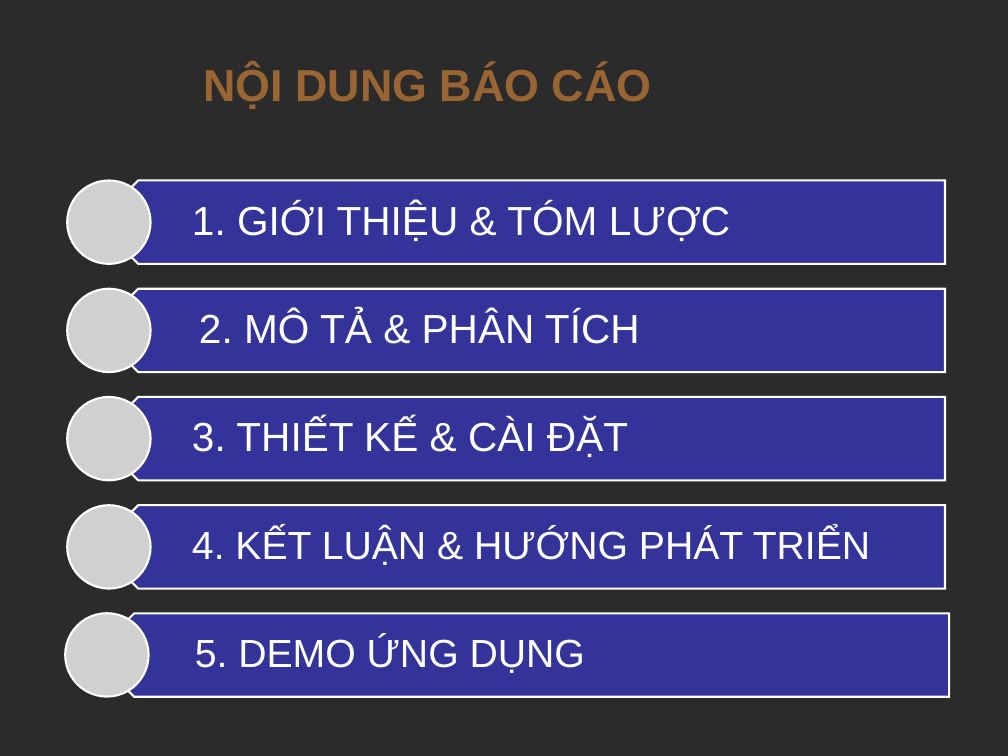
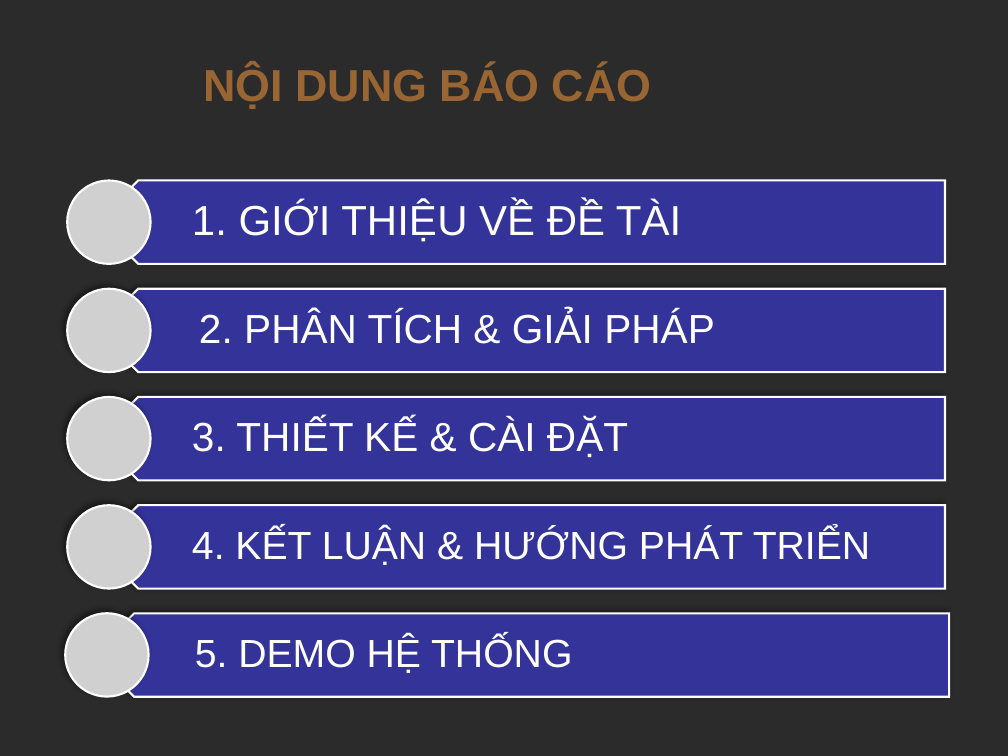
Before and after one commit to nhgiang196/luanvan, a slide deck: slide 2 of maubaocaolv.pptx. Drawn at 1008x756 pixels with LibreOffice and Linux fonts; fonts in the diff are those of the drawing; grey boxes stand for pictures; background and template pictures are left out; a plain dark background stands for a picture behind light text. Boxes give left, top, right and bottom in pixels: in the first picture for what was removed or moved away, otherwise in the second. Text is boxed around its words. In the diff, an @@ line names an element or a change of style, - is before the commit and + after.

```diff
--- a/maubaocaolv.pptx
+++ b/maubaocaolv.pptx
@@ text at (x1=192, y1=202, x2=681, y2=242): text changed; size 29 to 30 pt @@
-1. GIỚI THIỆU & TÓM LƯỢC
+1. GIỚI THIỆU VỀ ĐỀ TÀI
@@ text at (x1=199, y1=311, x2=715, y2=344): text changed @@
-2. MÔ TẢ & PHÂN TÍCH
+2. PHÂN TÍCH & GIẢI PHÁP
@@ shadow on in 4 elements at (x1=97, y1=288, x2=946, y2=372), (x1=97, y1=397, x2=946, y2=481), (x1=97, y1=505, x2=946, y2=589), (x1=93, y1=614, x2=950, y2=698) @@
@@ text at (x1=195, y1=636, x2=572, y2=673): text changed @@
-5. DEMO ỨNG DỤNG
+5. DEMO HỆ THỐNG
```
Also in this commit, not shown: 2 other slides changed, 17 slides added, 3 slides removed, 20 other files.
